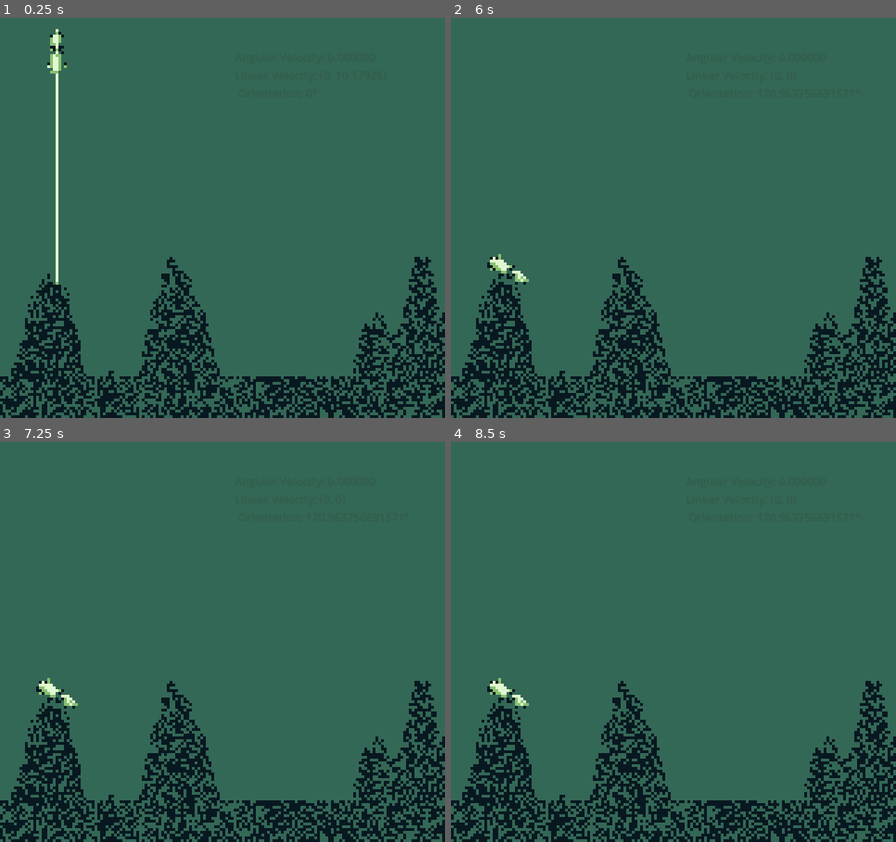
Above: before the commit, frames 1-4 (two rows, left to right).
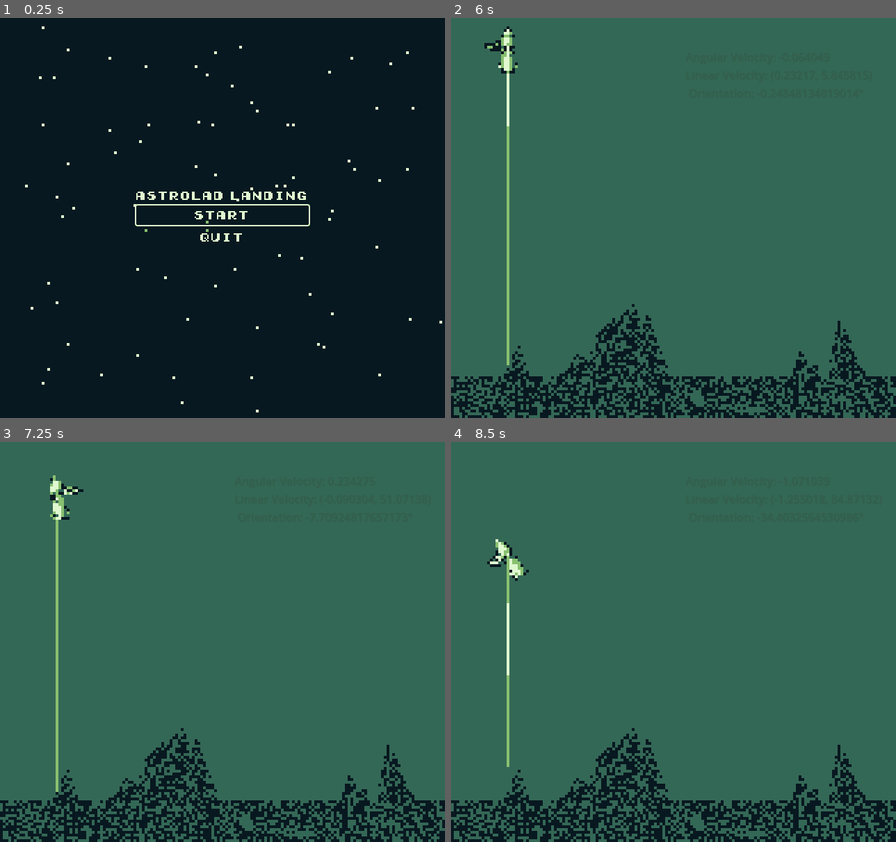
Above: after the commit, the same moments.

Repository: KMatiks/astrolad-landing
Game: Godot game, scene res://scenes/main.tscn
Two runs of this game, one before a commit and one after it. Both use one fixed random seed, a clock stepped at 60 frames per second and the inputs below.
Inputs (mouse positions are in pixels of both pictures, inside the frame that each line leads up to):
- Up to frame 1 (0.25 s): no input
- Up to frame 2 (6 s): click (673, 214) at 0.5 s, where only the run after the commit has a clickable "Start"; click (673, 214) at 1.25 s, where only the run after the commit has a clickable "Start"; hold Right (ui_right) 2.03-3.53 s; tap Up (ui_up) at 2.27, 3.02, 4.52, 5.27 s; hold Left (ui_left) 3.53-4.28 s; hold Right (ui_right) 4.28-5.78 s; tap Enter at 5.75 s; hold Left (ui_left) from 5.78 s (still down)
- Up to frame 3 (7.25 s): tap Up (ui_up) at 6.02 s; release Left (ui_left) at 6.53 s; hold Right (ui_right) from 6.53 s (still down)
- Up to frame 4 (8.5 s): release Right (ui_right) at 7.28 s; hold Left (ui_left) from 7.28 s (still down); tap Up (ui_up) at 7.52, 8.27 s

The runs differ from the first frame. In frame 1, 88% of the frame differs, in the area x 0-100%, y 0-100%; in frame 2, 12%; in frame 3, 12%; in frame 4, 12%.

Commit message:
Add main menu. Add pixelation toggle for shader.

Diff:
--- a/project.godot
+++ b/project.godot
@@ -15,10 +15,15 @@
 config/features=PackedStringArray("4.1", "GL Compatibility")
 config/icon="res://icon.svg"
 
+[autoload]
+
+SignalBus="*res://scripts/signal_bus.gd"
+
 [display]
 
 window/size/viewport_width=160
 window/size/viewport_height=144
+window/size/resizable=false
 
 [editor_plugins]
 
--- a/scenes/gameboy_color.tscn
+++ b/scenes/gameboy_color.tscn
@@ -9,6 +9,7 @@
 shader_parameter/light = Vector3(0.533333, 0.752941, 0.439216)
 shader_parameter/dark = Vector3(0.203922, 0.407843, 0.337255)
 shader_parameter/darkest = Vector3(0.0313726, 0.0941176, 0.12549)
+shader_parameter/do_pixelation = null
 
 [node name="filter" type="Node2D"]
 
--- /dev/null
+++ b/scenes/main_menu.tscn
@@ -0,0 +1,57 @@
+[gd_scene load_steps=11 format=3 uid="uid://j22ebtomfem7"]
+
+[ext_resource type="FontFile" uid="uid://bnx6065pkfged" path="res://fonts/Early GameBoy.ttf" id="1_20ruh"]
+[ext_resource type="Script" path="res://scripts/main_menu.gd" id="1_olndn"]
+[ext_resource type="Script" path="res://scripts/start_button.gd" id="2_hkylv"]
+[ext_resource type="Script" path="res://scripts/quit_button.gd" id="3_5gop7"]
+[ext_resource type="Texture2D" uid="uid://bhe7umcuxyp4c" path="res://assets/main_menu.png" id="3_hv5ig"]
+[ext_resource type="Script" path="res://scripts/main_menu_background.gd" id="4_qjsh6"]
+[ext_resource type="Script" path="res://scenes/main_menu_container.gd" id="5_ctdsg"]
+[ext_resource type="Script" path="res://scripts/main_menu_title.gd" id="5_oymbe"]
+[ext_resource type="PackedScene" uid="uid://l0c4imuc0wbh" path="res://scenes/gameboy_color.tscn" id="7_04hy3"]
+
+[sub_resource type="Theme" id="Theme_ow606"]
+default_font = ExtResource("1_20ruh")
+/fonts/font = ExtResource("1_20ruh")
+
+[node name="MainMenu" type="Control"]
+layout_mode = 3
+anchors_preset = 15
+anchor_right = 1.0
+anchor_bottom = 1.0
+grow_horizontal = 2
+grow_vertical = 2
+theme = SubResource("Theme_ow606")
+script = ExtResource("1_olndn")
+
+[node name="MainMenuBackground" type="TextureRect" parent="."]
+layout_mode = 0
+offset_right = 40.0
+offset_bottom = 40.0
+texture = ExtResource("3_hv5ig")
+script = ExtResource("4_qjsh6")
+
+[node name="MainMenuContainer" type="VBoxContainer" parent="."]
+layout_mode = 0
+offset_right = 40.0
+offset_bottom = 40.0
+script = ExtResource("5_ctdsg")
+
+[node name="Label" type="Label" parent="MainMenuContainer"]
+layout_mode = 2
+script = ExtResource("5_oymbe")
+
+[node name="StartButton" type="Button" parent="MainMenuContainer"]
+layout_mode = 2
+focus_neighbor_top = NodePath("../QuitButton")
+script = ExtResource("2_hkylv")
+
+[node name="QuitButton" type="Button" parent="MainMenuContainer"]
+layout_mode = 2
+focus_neighbor_bottom = NodePath("../StartButton")
+script = ExtResource("3_5gop7")
+
+[node name="filter" parent="." instance=ExtResource("7_04hy3")]
+
+[connection signal="pressed" from="MainMenuContainer/StartButton" to="MainMenuContainer/StartButton" method="_on_pressed"]
+[connection signal="pressed" from="MainMenuContainer/QuitButton" to="MainMenuContainer/QuitButton" method="_on_pressed"]
--- /dev/null
+++ b/scenes/main_menu_container.gd
@@ -0,0 +1,14 @@
+extends VBoxContainer
+
+
+# Called when the node enters the scene tree for the first time.
+func _ready():
+	var viewport: Window = get_viewport();
+
+	position.x = viewport.size.x / 2 - (size.x / 2);
+	position.y = viewport.size.y / 2 - (size.y / 2);
+
+
+# Called every frame. 'delta' is the elapsed time since the previous frame.
+func _process(delta):
+	pass
--- a/scenes/rocket.tscn
+++ b/scenes/rocket.tscn
@@ -10,7 +10,6 @@
 [ext_resource type="Texture2D" uid="uid://bgeq6r02t4cd8" path="res://assets/mainthruster/mainthruster_3.png" id="4_txj8t"]
 [ext_resource type="Script" path="res://scripts/rocket_collider.gd" id="5_5muko"]
 [ext_resource type="Texture2D" uid="uid://cyiaab0t41isg" path="res://assets/mainthruster/mainthruster_4.png" id="5_74hjv"]
-[ext_resource type="Script" path="res://scripts/rocket_camera.gd" id="6_ln3be"]
 [ext_resource type="Texture2D" uid="uid://dkf4w7ava1ypg" path="res://assets/sidethruster/sidethruster_1.png" id="10_yotmw"]
 [ext_resource type="Texture2D" uid="uid://r6xshonf0a4r" path="res://assets/sidethruster/sidethruster_2.png" id="11_msr2n"]
 [ext_resource type="Texture2D" uid="uid://cb7yfak4mf4vl" path="res://assets/sidethruster/sidethruster_3.png" id="12_dxtht"]
@@ -123,9 +122,6 @@
 polygon = PackedVector2Array(-0.659966, -31.8114, 8.6572, -17.8357, 8.6572, 17.8801, 13.3158, 25.6444, 3.99861, 25.6444, 10.2101, 31.8558, -11.53, 31.8558, -5.31855, 25.6444, -14.6357, 25.6444, -9.97713, 17.8801, -9.97713, 5.45719, -9.97713, -17.8357)
 script = ExtResource("5_5muko")
 
-[node name="Camera2D" type="Camera2D" parent="." groups=["rocket_camera"]]
-script = ExtResource("6_ln3be")
-
 [connection signal="body_entered" from="." to="." method="_on_body_entered"]
 [connection signal="body_entered" from="." to="trajectory_line" method="_on_rocket_body_entered"]
 [connection signal="left_thruster_active" from="." to="Sprite2D/Thrusters" method="_on_rocket_left_thruster_active"]
--- a/scripts/gameboy_filter.gd
+++ b/scripts/gameboy_filter.gd
@@ -1,23 +1,24 @@
 extends ColorRect
 
-# Such an ugly chain, fix later
-@onready var camera: Camera2D = get_parent().get_parent().get_child(1).get_child(3);
+var viewport: Window;
 
 # Called when the node enters the scene tree for the first time.
 func _ready():
-	var main = get_tree().get_nodes_in_group("main")[0]
-	main.connect("ready_done", _on_main_ready_done);
+	var main = get_tree().get_nodes_in_group("main")
+	if len(main) > 0:
+		main = main[0]
+		main.connect("ready_done", _on_main_ready_done);
+
+	viewport = get_viewport();
+	size.x = viewport.size.x;
+	size.y = viewport.size.y;
 
 # Called every frame. 'delta' is the elapsed time since the previous frame.
 func _process(delta):
 	pass;
 
 func _on_main_ready_done() -> void:
-	var viewport: Window;
-	print(camera)
-	viewport = get_viewport();
-	size.x = viewport.size.x;
-	size.y = viewport.size.y;
-	position.x = camera.position.x;
-	position.y = camera.position.y;
-	print("Colored rect sz: ", size)
+	pass
+#	viewport = get_viewport();
+#	size.x = viewport.size.x;
+#	size.y = viewport.size.y;
--- a/scripts/main.gd
+++ b/scripts/main.gd
@@ -1,8 +1,11 @@
 extends Node2D
+
+# Main is the source of truth for core gameplay values!
 
 const MAX_FPS: int = 60;
 const DEFAULT_VIEWPORT_DIM: Vector2 = Vector2(160, 144);
 const PIXEL_SIZE: int = 4;
+var VIEWPORT_MODIFIER: Vector2i = Vector2i(PIXEL_SIZE, PIXEL_SIZE);
 
 signal ready_done;
 
@@ -12,9 +15,12 @@
 	var viewport = get_viewport();
 	viewport.size = DEFAULT_VIEWPORT_DIM;
 	var size = viewport.size;
-	viewport.size = Vector2i(size.x*PIXEL_SIZE, size.y*PIXEL_SIZE);
+	viewport.size = VIEWPORT_MODIFIER * viewport.size;
+	$Filter/gameboy_filter.material.set_shader_parameter("do_pixelation", true);
 	emit_signal("ready_done");
 
+	if not SignalBus.has_transitioned_to_main_menu:
+		get_tree().change_scene_to_file("res://scenes/main_menu.tscn");
 
 # Called every frame. 'delta' is the elapsed time since the previous frame.
 func _process(delta):
--- /dev/null
+++ b/scripts/main_menu.gd
@@ -0,0 +1,22 @@
+extends Control
+
+
+# Called when the node enters the scene tree for the first time.
+func _ready():
+	var viewport: Window = get_viewport();
+
+	size.x = viewport.size.x;
+	size.y = viewport.size.y;
+
+	position.x = 0#viewport.size.x / 2 - ($MainMenuContainer.size.x / 2);
+	position.y = 0#viewport.size.y / 2 - ($MainMenuContainer.size.y / 2);
+
+	SignalBus.has_transitioned_to_main_menu = true;
+
+	$MainMenuContainer/StartButton.grab_focus();
+
+	$filter/gameboy_filter.material.set_shader_parameter("do_pixelation", false);
+
+# Called every frame. 'delta' is the elapsed time since the previous frame.
+func _process(delta):
+	pass
--- /dev/null
+++ b/scripts/main_menu_background.gd
@@ -0,0 +1,17 @@
+extends TextureRect
+
+
+# Called when the node enters the scene tree for the first time.
+func _ready():
+	var viewport: Window = get_viewport();
+
+	size.x = viewport.size.x;
+	size.y = viewport.size.y;
+
+	position.x = 0;
+	position.y = 0;
+
+
+# Called every frame. 'delta' is the elapsed time since the previous frame.
+func _process(delta):
+	pass
--- /dev/null
+++ b/scripts/main_menu_title.gd
@@ -0,0 +1,11 @@
+extends Label
+
+
+# Called when the node enters the scene tree for the first time.
+func _ready():
+	text = "AstroLad Landing"
+
+
+# Called every frame. 'delta' is the elapsed time since the previous frame.
+func _process(delta):
+	pass
--- /dev/null
+++ b/scripts/quit_button.gd
@@ -0,0 +1,15 @@
+extends Button
+
+
+# Called when the node enters the scene tree for the first time.
+func _ready():
+	text = "Quit";
+
+
+# Called every frame. 'delta' is the elapsed time since the previous frame.
+func _process(delta):
+	pass
+
+
+func _on_pressed():
+	get_tree().quit();
--- a/scripts/rocket.gd
+++ b/scripts/rocket.gd
@@ -6,7 +6,7 @@
 const TORQUE_THRUST: int = 70;
 const GRAVITY_SCALE: float = 0.045;
 const MIN_CRASH_VEL: int = 20;
-const MIN_CRASH_ANGLE: float = 0.1;
+const MIN_CRASH_ANGLE: float = 0.2;
 
 @onready var viewport: Window = get_viewport();
 @onready var sprite: Sprite2D = get_child(1);
--- /dev/null
+++ b/scripts/signal_bus.gd
@@ -0,0 +1,14 @@
+extends Node
+
+signal main_menu_ran;
+
+var has_transitioned_to_main_menu: bool = false;
+
+# Called when the node enters the scene tree for the first time.
+func _ready():
+	pass # Replace with function body.
+
+
+# Called every frame. 'delta' is the elapsed time since the previous frame.
+func _process(delta):
+	pass
--- /dev/null
+++ b/scripts/start_button.gd
@@ -0,0 +1,15 @@
+extends Button
+
+
+# Called when the node enters the scene tree for the first time.
+func _ready():
+	text = "Start";
+
+
+# Called every frame. 'delta' is the elapsed time since the previous frame.
+func _process(delta):
+	pass
+
+
+func _on_pressed():
+	get_tree().change_scene_to_file("res://scenes/main.tscn");
--- a/shaders/gameboy.gdshader
+++ b/shaders/gameboy.gdshader
@@ -4,6 +4,8 @@
 uniform vec3 light = vec3( 0.533333, 0.752941, 0.439216 );
 uniform vec3 dark = vec3( 0.203922, 0.407843, 0.337255 );
 uniform vec3 darkest = vec3( 0.0313726, 0.0941176, 0.12549 );
+
+uniform bool do_pixelation;
 
 uniform sampler2D SCREEN_TEXTURE : hint_screen_texture, repeat_disable, filter_nearest;
 
@@ -14,15 +16,19 @@
 }
 
 void fragment() {
+		vec4 tex_color;
 		//================ PIXELATION ====================
 		// `res` is a const declared above representing the desired resolution: (160, 144)
 		// `UV` built-in var is the normalized texture coords (range is 0 to 1)
 		// Quantize `UV` to a stepped value based on the desired resolution by multiplying then flooring the coords
 		// +0.5 to sample from center of the pixel
 		// Using res.x or res.y shouldn't matter since we're dividing by res.x or res.y anyways
-		vec2 uv = (vec2(ivec2(UV * res)) + 0.5) / res;
-		vec4 tex_color = textureLod(SCREEN_TEXTURE, uv, 0); // Sample the screen texture using new coords
-		// =================================================
+		if (do_pixelation) {
+			vec2 uv = (vec2(ivec2(UV * res)) + 0.5) / res;
+			tex_color = textureLod(SCREEN_TEXTURE, uv, 0); // Sample the screen texture using new coords
+		} else {
+			tex_color = texture(SCREEN_TEXTURE, SCREEN_UV);
+		}
 
 		float a = tex_color.a < 0.75 ? 0.0 : 1.0; // Cancel out any anti-aliasing (shouldn't be a problem since we don't have anti-aliasing but doesn't hurt)
 
Binary file added: assets/main_menu.png
Binary file added: fonts/Early GameBoy.ttf
Not shown: 1 places in scenes/rocket.tscn that only renumber resources
